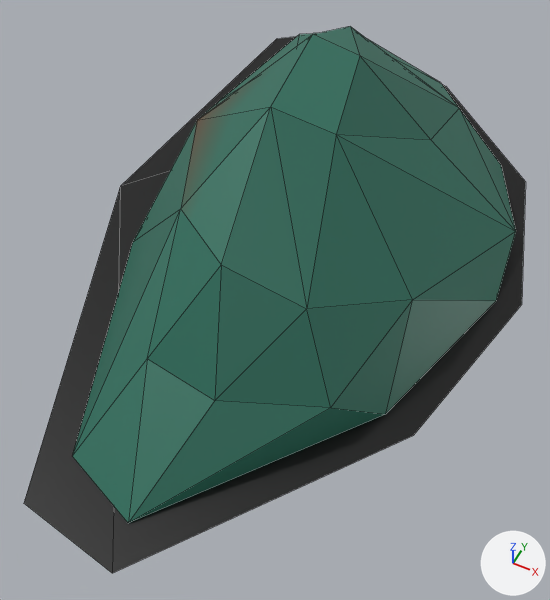
Before and after pictures for a commit that changed the FBX model Projekt Unity/TowerDefense/Assets/Modele/EpokaKamienia/FBX/Otoczenie/Wzgorze2.fbx.
Camera for both pictures: a 50 mm lens placed at (438.0, -1078.0, 1066.0), pointed at (20.0, -241.0, 20.0). Arrows for +X, +Y and +Z are at lower right; the lights stay in place. Mesh edges are drawn as thin lines. Where no turn or scale is listed for an object, it has been applied to the vertices.

The scene before the commit, as lines of its bpy script (objects in view):
```python
me_cube_010 = bpy.data.meshes.new('Cube.010')
me_cube_010.from_pydata(...)  # 37 vertices, 46 faces; spans x -434.0..428.0, y -794.0..751.0, z 0.0..411.0
# faces by material slot: [43, 3]
me_cube_010.materials.append(mat_material_001)  # picture img_teksturaogolnaenviro_jpg
me_cube_010.materials.append(mat_cien_001)  # black #000000
ob_wgorze2 = bpy.data.objects.new('Wgorze2', me_cube_010)
ob_wgorze2.location = (0.0, 0.0, 0.0)
```
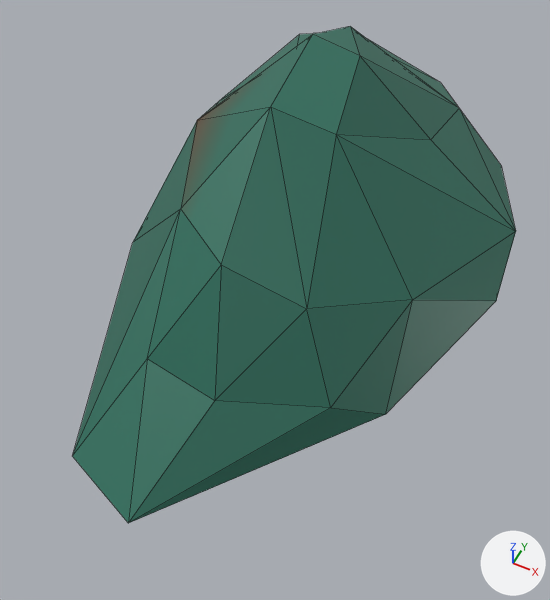
Pixel boxes [x1, y1, x2, y2] of what changed, in the pictures (550 x 600 px):
'Wgorze2', reshaped (12% narrower, 9% shorter)
    before: [24, 26, 525, 573]
    after: [73, 26, 516, 523]
part 1 of me_cube_010, deleted (black)
    before: [24, 37, 525, 573]

The change, as a list of edits to the scene's bpy script:
```text
Change me_cube_010:
    where me_cube_010.from_pydata(...)  # 37 vertices, 46 faces; spans x -434.0..428.0, y -794.0..751.0, z 0.0..411.0
    used by ob_wgorze2; location = (0.0, 0.0, 0.0)
    me_cube_010 part 1: the loose piece of 9 vertices spanning x -434.0..428.0, y -794.0..742.0, z 0.0 is deleted
    remove me_cube_010.materials.append(mat_cien_001)  # black #000000
```
